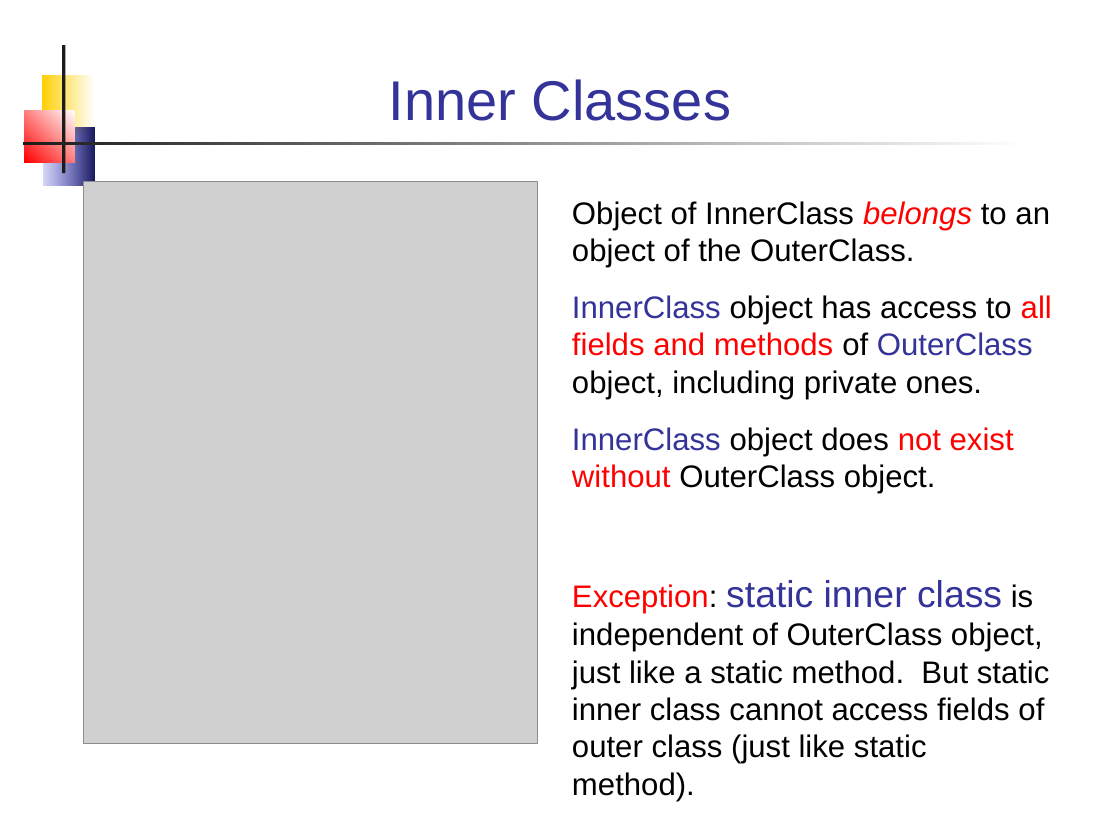
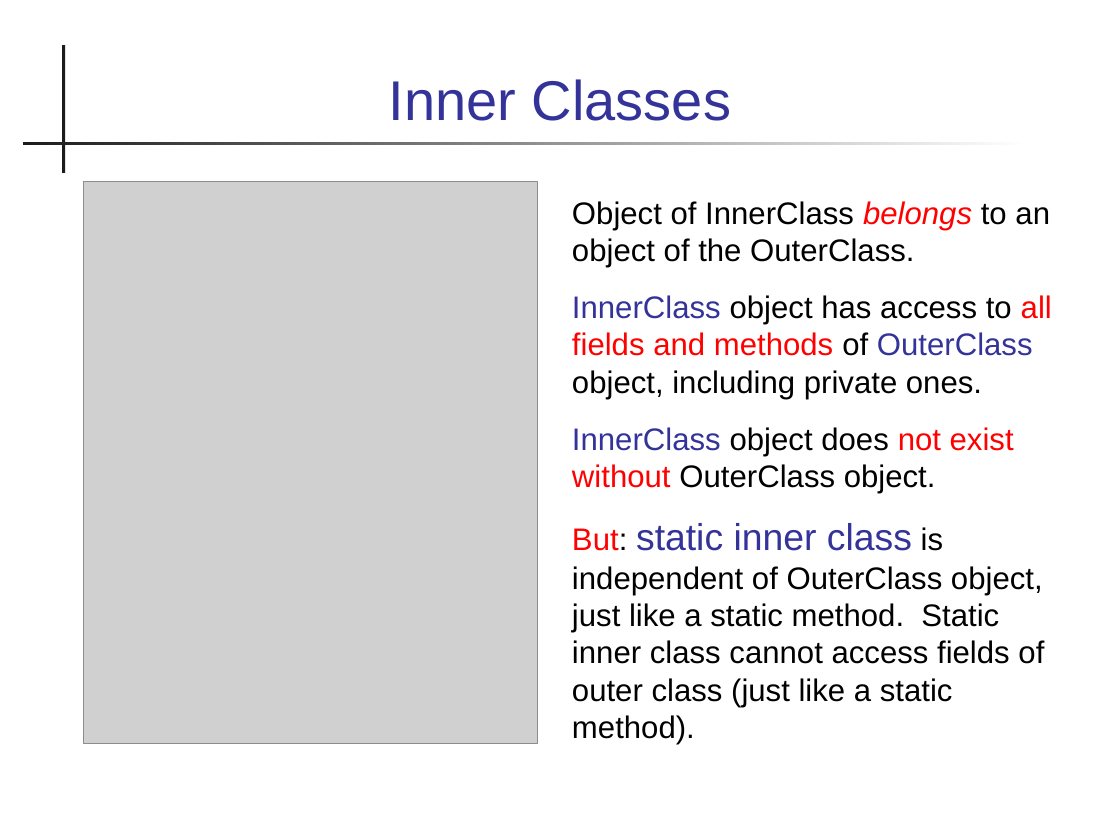
Before and after one commit to skeoop/skeoop.github.io, a slide deck: slide 13 of week7/Graphics-3-Event Handling.ppt. Drawn at 1120x840 pixels with LibreOffice and Linux fonts; fonts in the diff are those of the drawing; grey boxes stand for pictures. Boxes give left, top, right and bottom in pixels: in the first picture for what was removed or moved away, otherwise in the second. Text is boxed around its words. In the diff, an @@ line names an element or a change of style, - is before the commit and + after.

```diff
--- a/week7/Graphics-3-Event Handling.ppt
+++ b/week7/Graphics-3-Event Handling.ppt
@@ rectangle removed at bbox=[41, 75, 94, 133] @@
@@ rectangle removed at bbox=[25, 111, 75, 162] @@
@@ rectangle removed at bbox=[44, 128, 94, 186] @@
@@ text at bbox=[572, 523, 1044, 744]: text changed @@
-Exception: static inner class is independent of OuterClass object, just like a static method. But static inner class cannot access fields of outer class (just like static method).
+But: static inner class is independent of OuterClass object, just like a static method. Static inner class cannot access fields of outer class (just like a static method).
```
Also in this commit, not shown: 21 other slides changed, 8 other files.
